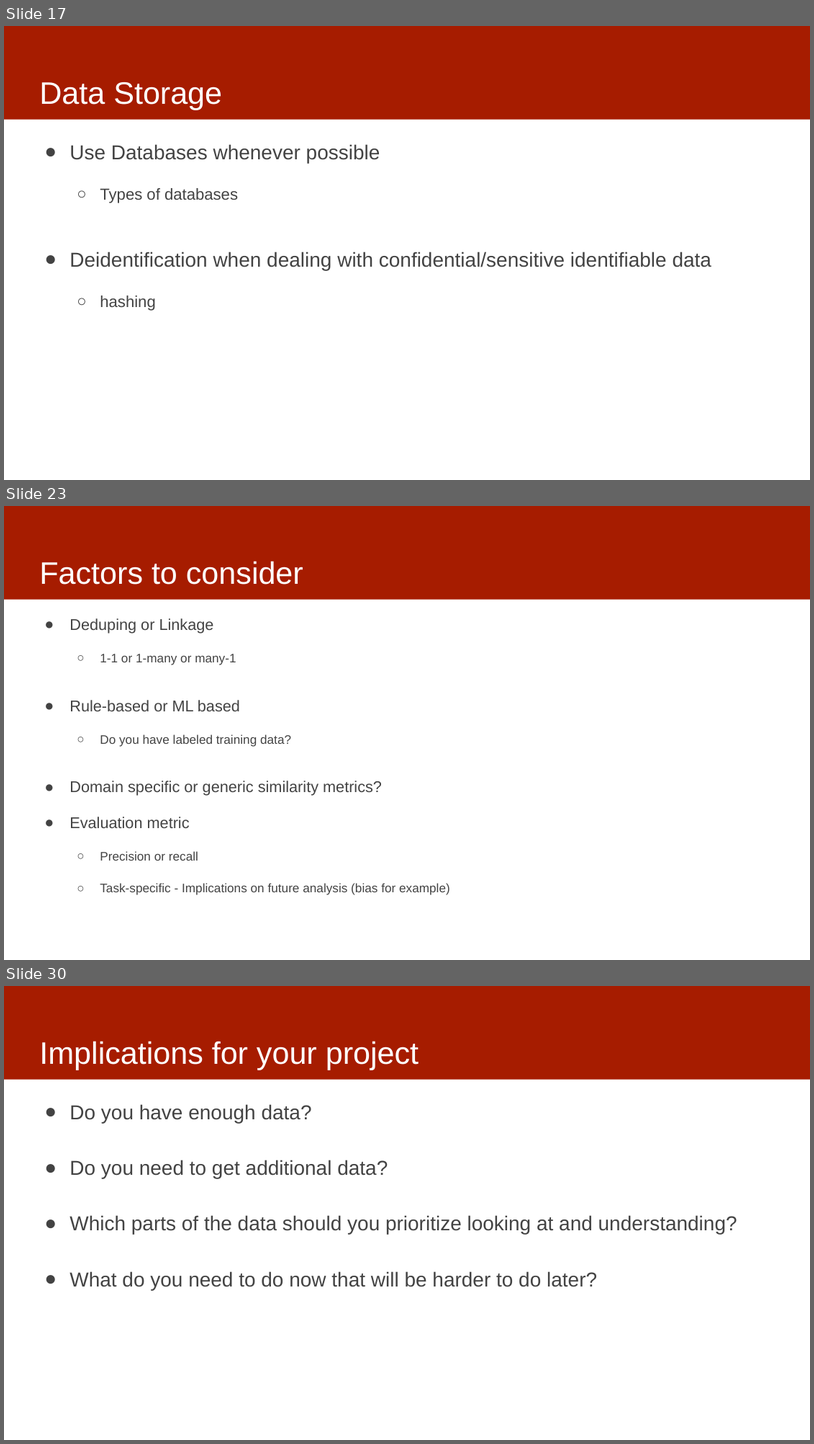
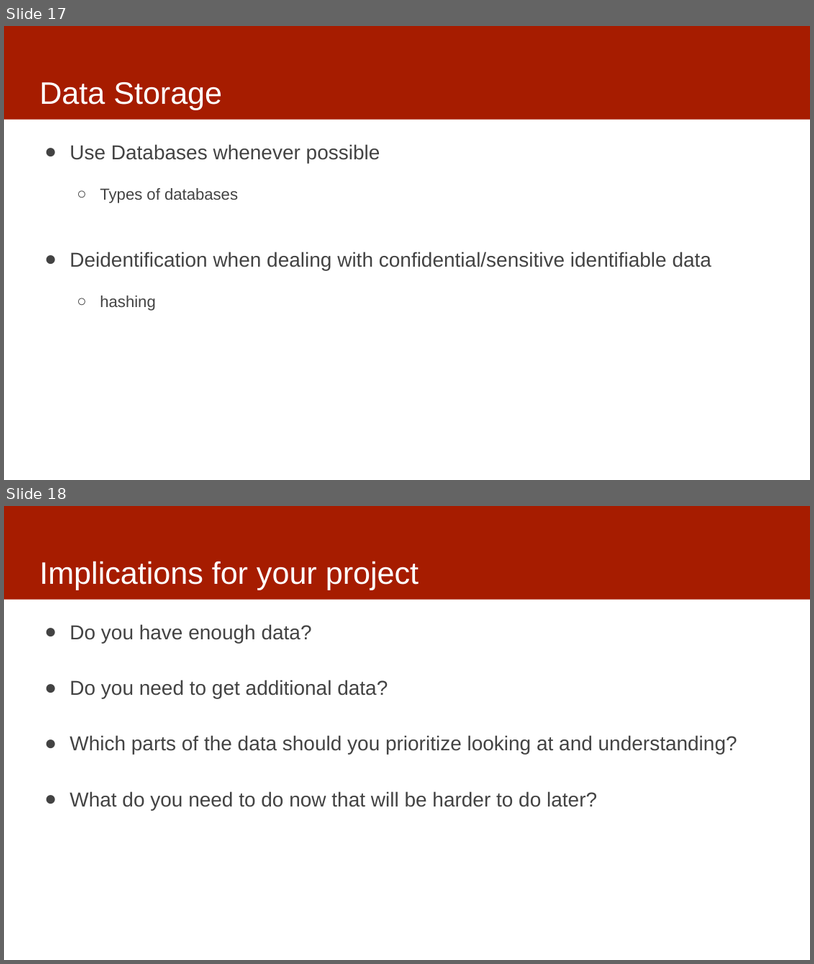
Before and after one commit to dssg/mlforpublicpolicylab, a slide deck: Lectures/04-data.pptx. Shown one above the other, each under a label of ours: slides 17, 23 and 30 before the commit, slides 17 and 18 after it; the slides between them are not shown. The pictures are 814x1444 and 814x964 pixels, drawn with LibreOffice and Linux fonts; fonts in the diff are those of the drawing. Boxes give left, top, right and bottom in pixels: in the first picture for what was removed or moved away, otherwise in the second. Text is boxed around its words. In the diff, an @@ line names an element or a change of style, - is before the commit and + after.

```diff
--- a/Lectures/04-data.pptx
+++ b/Lectures/04-data.pptx
@@ slide 23 removed at (4, 506, 810, 960), background #FFFFFF; not listed: 1 template element that a slide beside it also shows @@
@@ title removed at (39, 561, 304, 584) @@
-Factors to consider
@@ text removed at (70, 618, 450, 895) @@
-● Deduping or Linkage
-  ○ 1-1 or 1-many or many-1
-● Rule-based or ML based
-  ○ Do you have labeled training data?
-● Domain specific or generic similarity metrics?
-● Evaluation metric
-  ○ Precision or recall
-  ○ Task-specific - Implications on future analysis (bias for example)
@@ what was slide 30 is now slide 18 @@
```
Also in this commit, not shown: 1 slide changed, 11 other slides removed, 2 other files.
